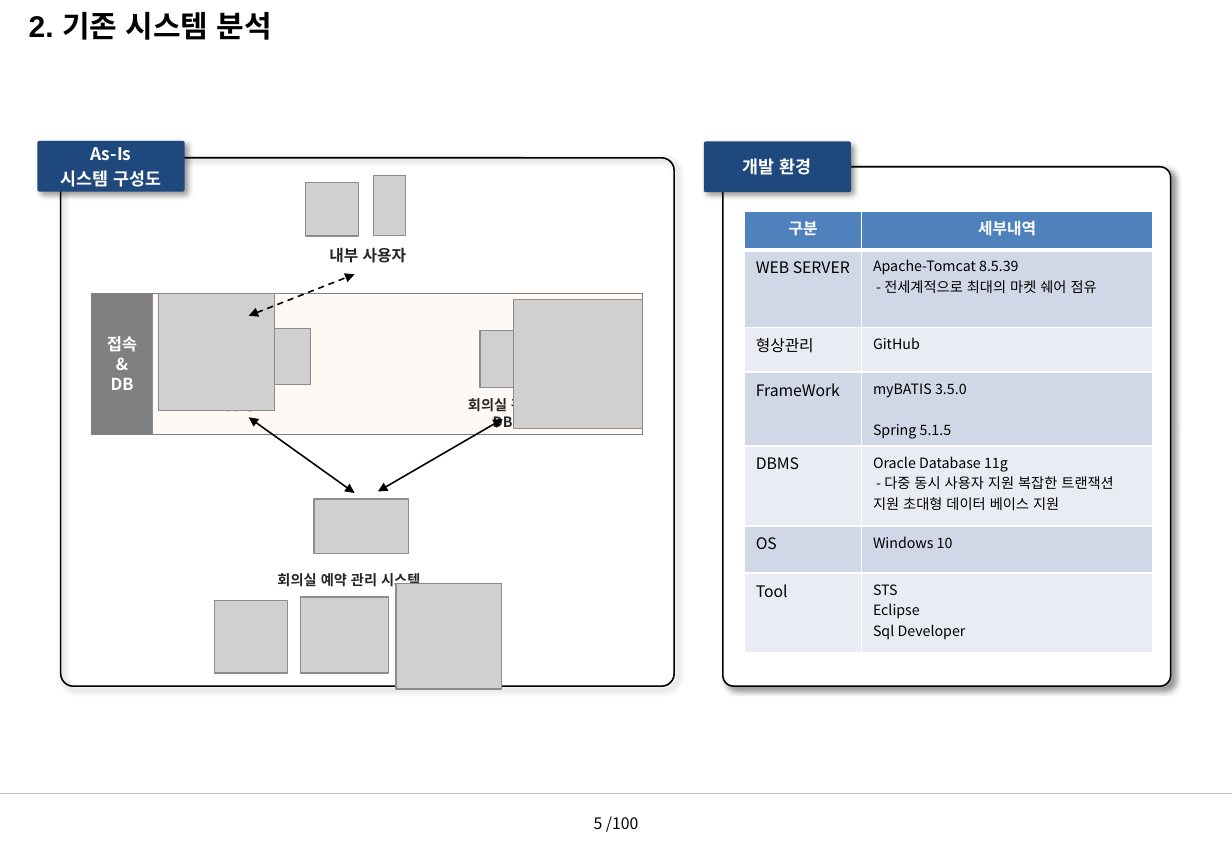
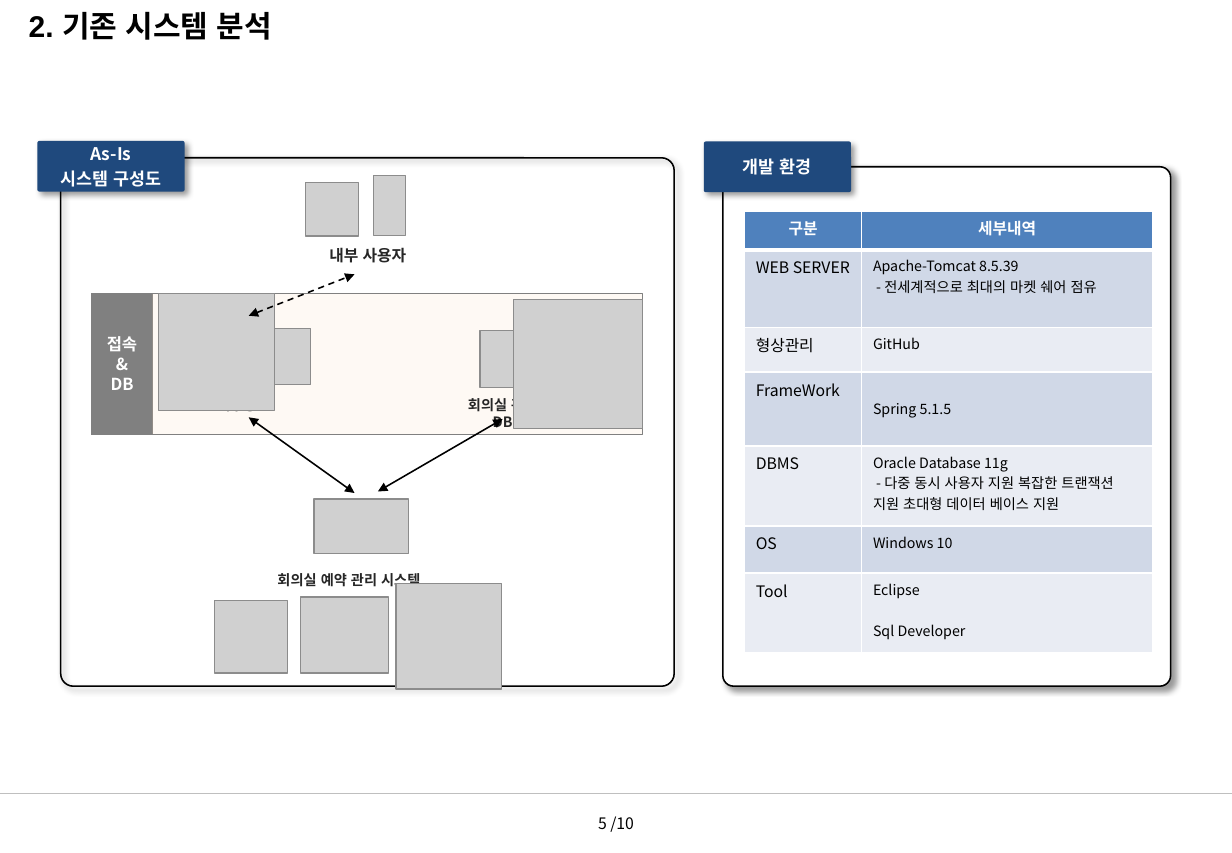
Before and after one commit to JeongHyeongKim/Deploy_Project, a slide deck: slide 5 of 산출물/NCP프로젝트계획서_0710.pptx. Drawn at 1232x853 pixels with LibreOffice and Linux fonts; fonts in the diff are those of the drawing; grey boxes stand for pictures; background and template pictures are left out. Boxes give left, top, right and bottom in pixels: in the first picture for what was removed or moved away, otherwise in the second. Text is boxed around its words. In the diff, an @@ line names an element or a change of style, - is before the commit and + after.

```diff
--- a/산출물/NCP프로젝트계획서_0710.pptx
+++ b/산출물/NCP프로젝트계획서_0710.pptx
@@ table at (745,210,1154,653) @@
-row 4, column 2: myBATIS 3.5.0 / Spring 5.1.5
+row 4, column 2: Spring 5.1.5
-row 7, column 2: STS / Eclipse / Sql Developer
+row 7, column 2: Eclipse / Sql Developer
@@ page number at (598,816,634,832): text changed @@
-5 /100
+5 /10
```
Also in this commit, not shown: 4 other slides changed, 1 other file.
